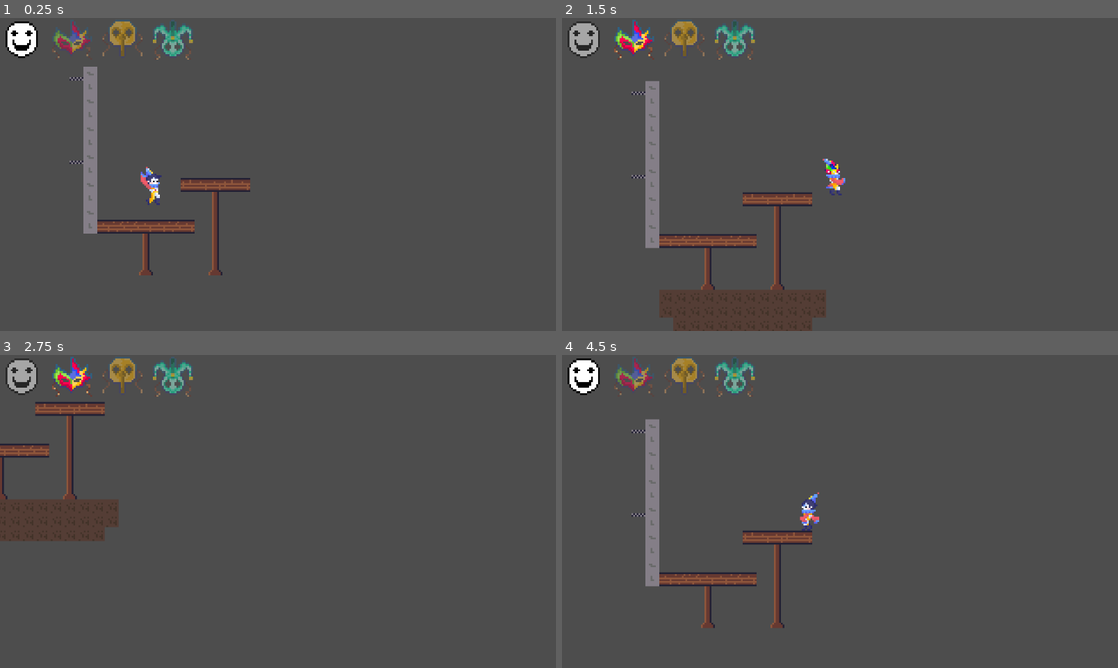
Above: before the commit, frames 1-4 (two rows, left to right).
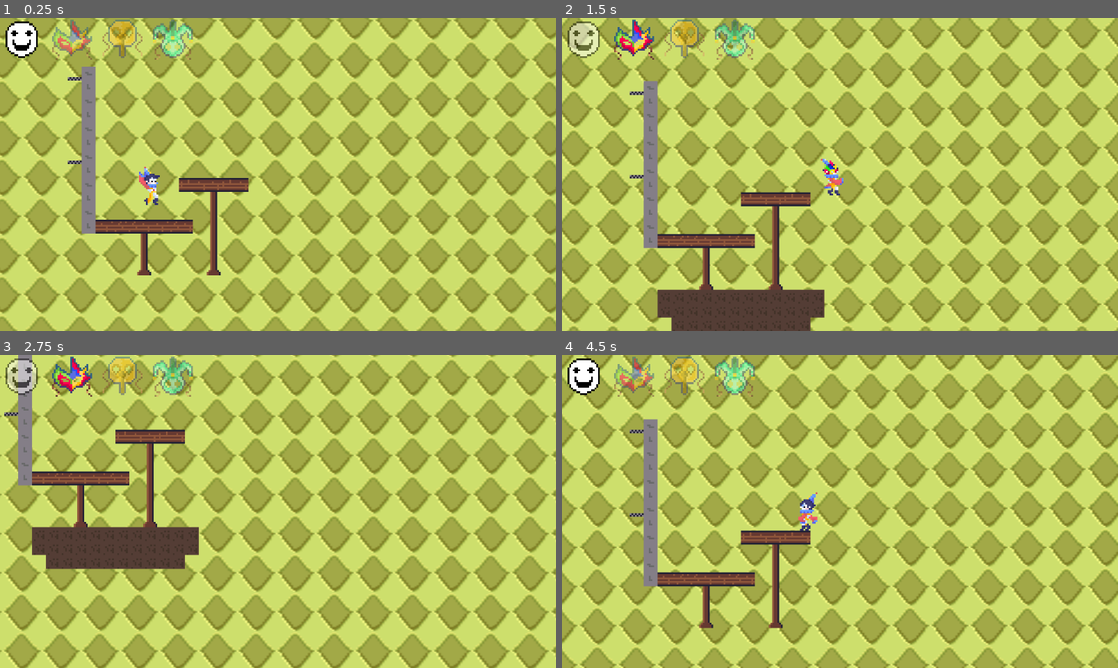
Above: after the commit, the same moments.

Repository: MicroFrogStudios/GGJ2026
Game: Godot game, scene res://scenes/empty_scene.tscn
The game is run twice, just before and just after one commit, with the same random seed, the same clock (stepped at 60 frames per second) and the same inputs.
Inputs:
- Up to frame 1 (0.25 s): no input
- Up to frame 2 (1.5 s): hold 1 (gotomask1) 0.53-1.28 s; hold D (move_right) from 0.53 s (still down); tap Space (jump) at 0.77 s; tap 2 (gotomask2) at 1.35 s
- Up to frame 3 (2.75 s): tap Space (jump) at 1.52 s; release D (move_right) at 2.03 s; hold A (move_left) from 2.03 s (still down); hold 3 (gotomask3) from 2.03 s (still down)
- Up to frame 4 (4.5 s): release A (move_left) at 2.78 s; release 3 (gotomask3) at 2.78 s; hold D (move_right) 2.78-4.28 s; tap 4 (gotomask4) at 2.85 s; tap Space (jump) at 3.02, 3.77 s; hold E (next_mask) 3.53-4.28 s; hold A (move_left) from 4.28 s (still down); tap Q (prev_mask) at 4.35 s

The runs differ from the first frame. In frame 1, 97% of the frame differs, in the area x 0-100%, y 0-100%; in frame 2, 93%; in frame 3, 96%; in frame 4, 97%.

Commit message:
Add background & move deathplane to y=0

Diff:
--- a/scenes/levels/LevelBoilerplate.tscn
+++ b/scenes/levels/LevelBoilerplate.tscn
@@ -3,7 +3,7 @@
 [ext_resource type="Script" uid="uid://dvmkjcuu4vlvu" path="res://scripts/multimaskedtilemap.gd" id="1_ljsc8"]
 [ext_resource type="Script" uid="uid://cqfbx47wt6d28" path="res://scripts/masked_layer.gd" id="3_nendb"]
 [ext_resource type="Script" uid="uid://b7qtr6cokots2" path="res://scripts/death_spotlight.gd" id="4_nendb"]
-[ext_resource type="PackedScene" uid="uid://bn46343xobuti" path="res://scenes/prefabs/exitdoor.tscn" id="4_nyalh"]
+[ext_resource type="PackedScene" uid="uid://bn46343xobuti" path="res://scenes/prefabs/ExitDoor.tscn" id="4_nyalh"]
 [ext_resource type="PackedScene" uid="uid://4aghjpy7mbvk" path="res://scenes/game_ui.tscn" id="4_oscf3"]
 [ext_resource type="PackedScene" uid="uid://bblb7m455o2uf" path="res://scenes/prefabs/character_mask.tscn" id="5_fle77"]
 [ext_resource type="PackedScene" uid="uid://dm6qoe57l87ub" path="res://scenes/prefabs/player.tscn" id="5_oscf3"]
@@ -12,6 +12,15 @@
 [ext_resource type="Shader" uid="uid://bjwbh1c5jyjcy" path="res://shaders/shockwave.gdshader" id="9_nyalh"]
 [ext_resource type="TileSet" uid="uid://d2courmo8ldu5" path="res://resources/tilesets/CarlosTileset.tres" id="10_nyalh"]
 [ext_resource type="Script" uid="uid://cc4bjxe2aebir" path="res://scripts/ripple_layer.gd" id="11_oscf3"]
+[ext_resource type="Texture2D" uid="uid://c8y6eybm104ks" path="res://assets/sprites/rhombus1.png" id="13_8g1bm"]
+[ext_resource type="Shader" uid="uid://fv4s56mmwbu0" path="res://shaders/background.gdshader" id="14_blw4j"]
+
+[sub_resource type="ShaderMaterial" id="ShaderMaterial_t3n0d"]
+shader = ExtResource("14_blw4j")
+shader_parameter/pattern = ExtResource("13_8g1bm")
+shader_parameter/size = 8.0
+shader_parameter/direction = Vector2(-1, -1)
+shader_parameter/speed = 0.2
 
 [sub_resource type="Animation" id="Animation_xornt"]
 length = 0.001
@@ -38,6 +47,18 @@
 "transitions": PackedFloat32Array(1),
 "update": 0,
 "values": [-0.1]
+}
+tracks/2/type = "value"
+tracks/2/imported = false
+tracks/2/enabled = true
+tracks/2/path = NodePath("../../RippleLayer:visible")
+tracks/2/interp = 1
+tracks/2/loop_wrap = true
+tracks/2/keys = {
+"times": PackedFloat32Array(0),
+"transitions": PackedFloat32Array(1),
+"update": 1,
+"values": [true]
 }
 
 [sub_resource type="Animation" id="Animation_fle77"]
@@ -54,6 +75,18 @@
 "transitions": PackedFloat32Array(1, 1),
 "update": 0,
 "values": [-0.1, 2.0]
+}
+tracks/1/type = "value"
+tracks/1/imported = false
+tracks/1/enabled = true
+tracks/1/path = NodePath("../../RippleLayer:visible")
+tracks/1/interp = 1
+tracks/1/loop_wrap = true
+tracks/1/keys = {
+"times": PackedFloat32Array(0, 0.46666667),
+"transitions": PackedFloat32Array(1, 1),
+"update": 1,
+"values": [true, false]
 }
 
 [sub_resource type="Animation" id="Animation_ggudt"]
@@ -157,6 +190,7 @@
 distance = -192.0
 
 [node name="LevelBoilerplate" type="Node2D" unique_id=1082980837]
+position = Vector2(-1, -191)
 
 [node name="MultiMaskedTileMap" type="Node2D" parent="." unique_id=1849164173 node_paths=PackedStringArray("player")]
 script = ExtResource("1_ljsc8")
@@ -207,11 +241,19 @@
 
 [node name="CameraFollow" parent="." unique_id=467601528 node_paths=PackedStringArray("following") instance=ExtResource("6_fle77")]
 limit_left = -320
-limit_bottom = 193
+limit_bottom = 0
 limit_smoothed = true
 editor_draw_limits = true
 following = NodePath("../PlayerCharacter")
 follow_speed = 20
+
+[node name="Background" type="ColorRect" parent="CameraFollow" unique_id=1804315535]
+z_index = -5
+material = SubResource("ShaderMaterial_t3n0d")
+offset_left = -684.0
+offset_top = -538.0
+offset_right = 867.0
+offset_bottom = 228.0
 
 [node name="EffectsAnimator" type="AnimationPlayer" parent="CameraFollow" unique_id=1816478192]
 unique_name_in_owner = true
--- a/scripts/camera_follow.gd
+++ b/scripts/camera_follow.gd
@@ -6,4 +6,5 @@
 
 
 func _process(delta: float) -> void:
-	position = position.lerp(following.position, follow_speed*delta)
+	if following.position.y < 100:
+		position = position.lerp(following.position, follow_speed*delta)
--- a/scripts/death_spotlight.gd
+++ b/scripts/death_spotlight.gd
@@ -12,8 +12,8 @@
 	var player_viewport_pos = player_transform.origin
 	var viewport_size: Vector2 = get_viewport().size
 	var normalized_char_pos: Vector2 = Vector2(
-		2 * player_viewport_pos.x / viewport_size.x,
-		2 * player_viewport_pos.y / viewport_size.y,
+		4 * player_viewport_pos.x / viewport_size.x,
+		4 * player_viewport_pos.y / viewport_size.y,
 	)
 	if normalized_char_pos.y < 1.0:
 		material.set_shader_parameter("center", normalized_char_pos)
--- /dev/null
+++ b/shaders/background.gdshader
@@ -0,0 +1,12 @@
+shader_type canvas_item;
+
+uniform sampler2D pattern: filter_linear, repeat_enable;
+uniform float size = 6.;
+uniform vec2 direction = vec2(-1.);
+uniform float speed = 1.;
+
+void fragment() {
+  COLOR = texture(pattern,
+    vec2(SCREEN_PIXEL_SIZE.y / SCREEN_PIXEL_SIZE.x, 1.) * SCREEN_UV * size +
+    direction * TIME * speed);
+}
Binary file added: assets/sprites/rhombus1.png
Not shown, added: assets/sprites/rhombus1.png.import
Not shown, added: shaders/background.gdshader.uid
